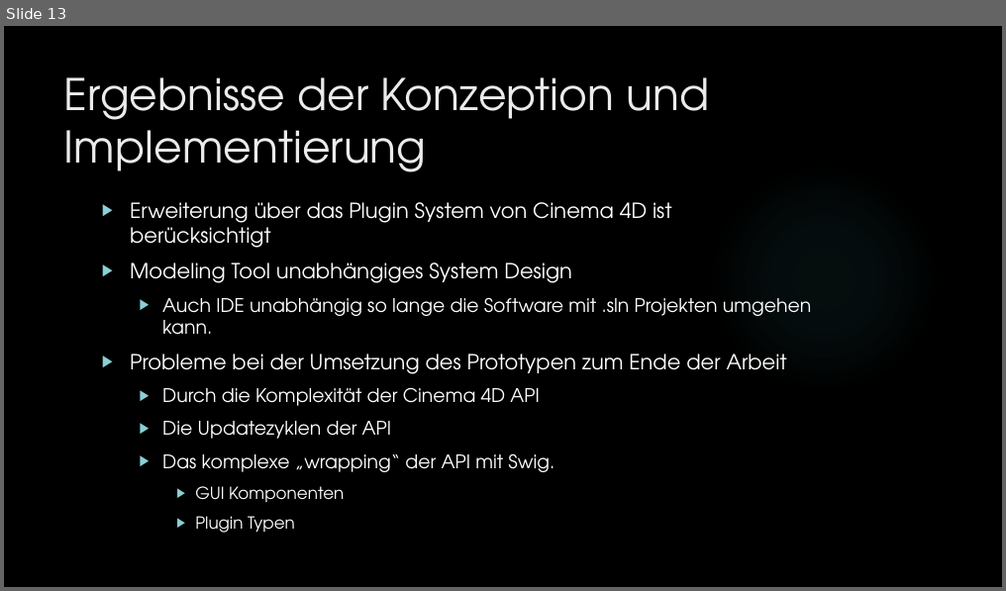
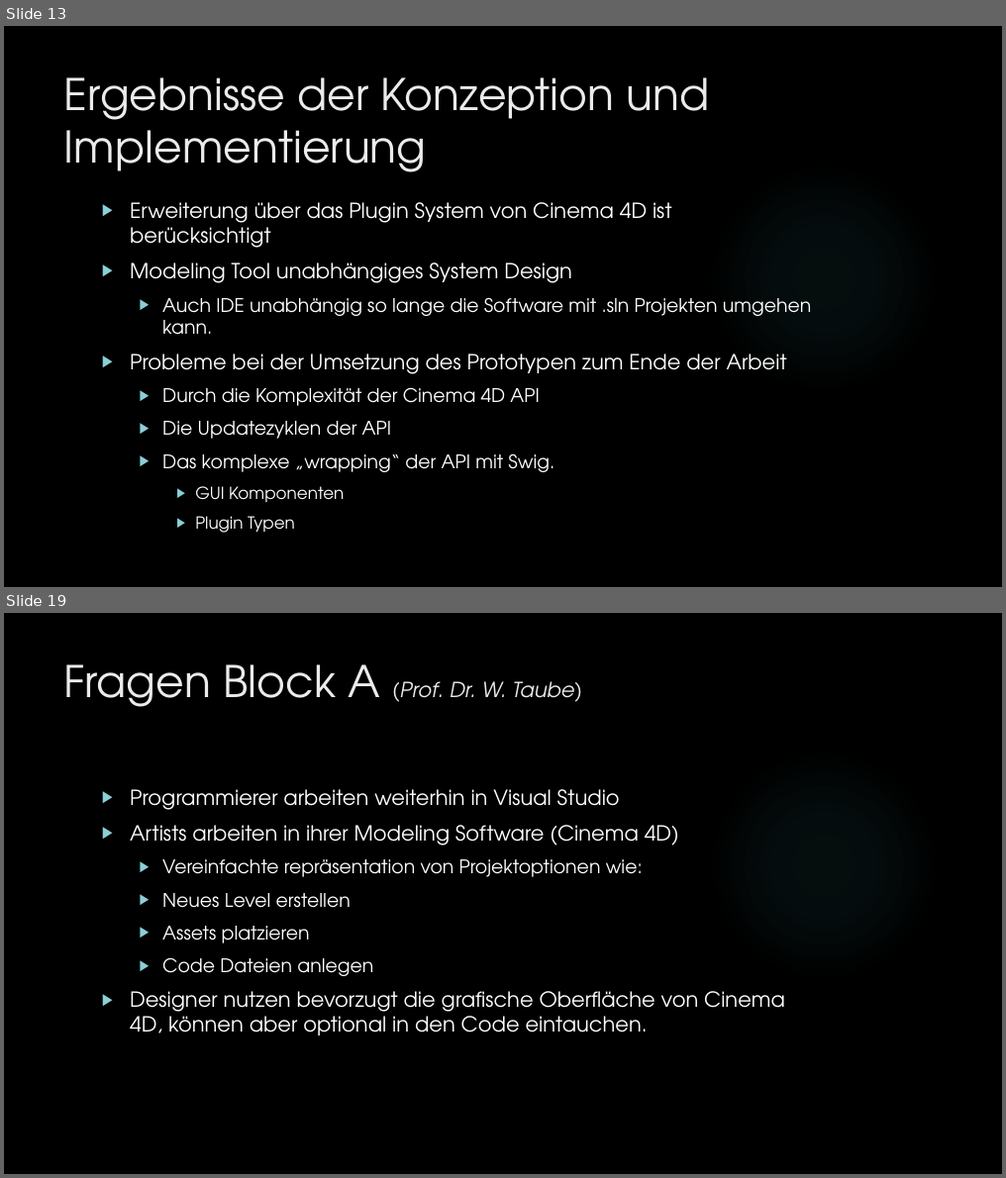
Before and after one commit to dNovel/MasterThesisWS1415, a slide deck: Disputation/Praesentation_DominikSteffen.pptx. Shown one above the other, each under a label of ours: slide 13 before the commit, slides 13 and 19 after it; the slides between them are not shown. The pictures are 1006x591 and 1006x1178 pixels, drawn with LibreOffice and Linux fonts; fonts in the diff are those of the drawing; background and template pictures are left out. Boxes give left, top, right and bottom in pixels: in the first picture for what was removed or moved away, otherwise in the second. Text is boxed around its words. In the diff, an @@ line names an element or a change of style, - is before the commit and + after.

Commit message:
Fragen von Prof. Taube eingebaut.
Fragen eingefügt. Nächster Schritt: Clean Up und Fehler beseitigen.

```diff
--- a/Disputation/Praesentation_DominikSteffen.pptx
+++ b/Disputation/Praesentation_DominikSteffen.pptx
@@ slide 19 added at (4,613,1002,1174), background picture (left out); not listed: 1 template element that a slide beside it also shows @@
@@ title added at (64,664,582,707), 20 pt, text #EBEBEB, italic @@
+Fragen Block A (Prof. Dr. W. Taube)
@@ text added at (130,789,785,1036), 20 pt, text #FFFFFF @@
+▶ Programmierer arbeiten weiterhin in Visual Studio
+▶ Artists arbeiten in ihrer Modeling Software (Cinema 4D)
+  ▶ Vereinfachte repräsentation von Projektoptionen wie:
+  ▶ Neues Level erstellen
+  ▶ Assets platzieren
+  ▶ Code Dateien anlegen
+▶ Designer nutzen bevorzugt die grafische Oberfläche von Cinema 4D, können aber optional in den Code eintauchen.
```
Also in this commit, not shown: 4 slides changed, 17 other slides added.
